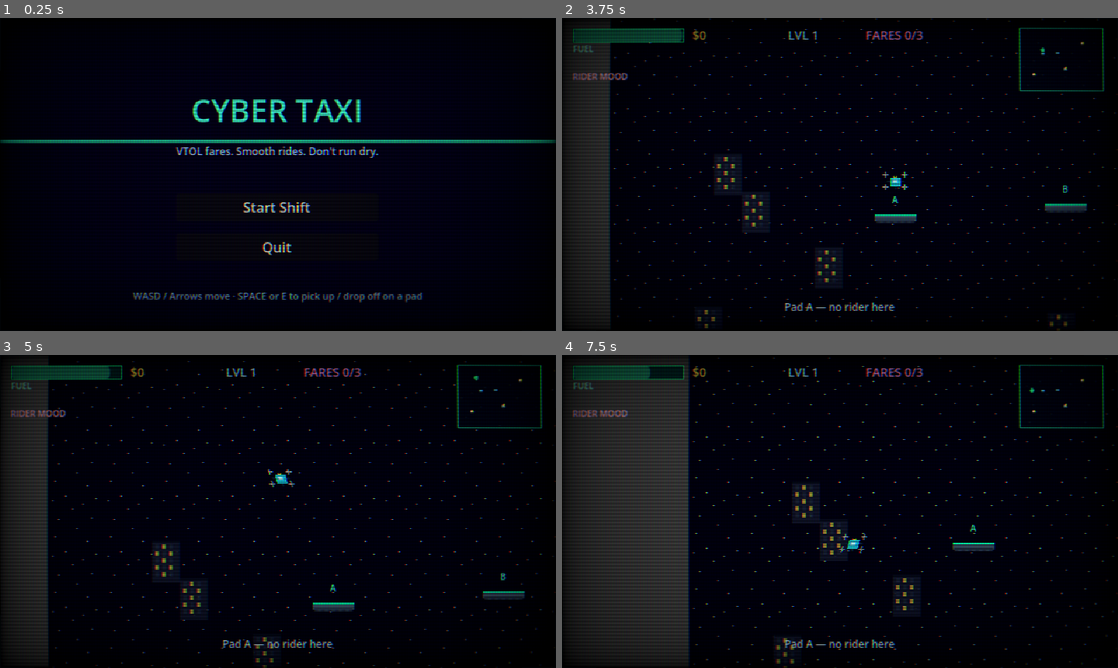
Above: before the commit, frames 1-4 (two rows, left to right).
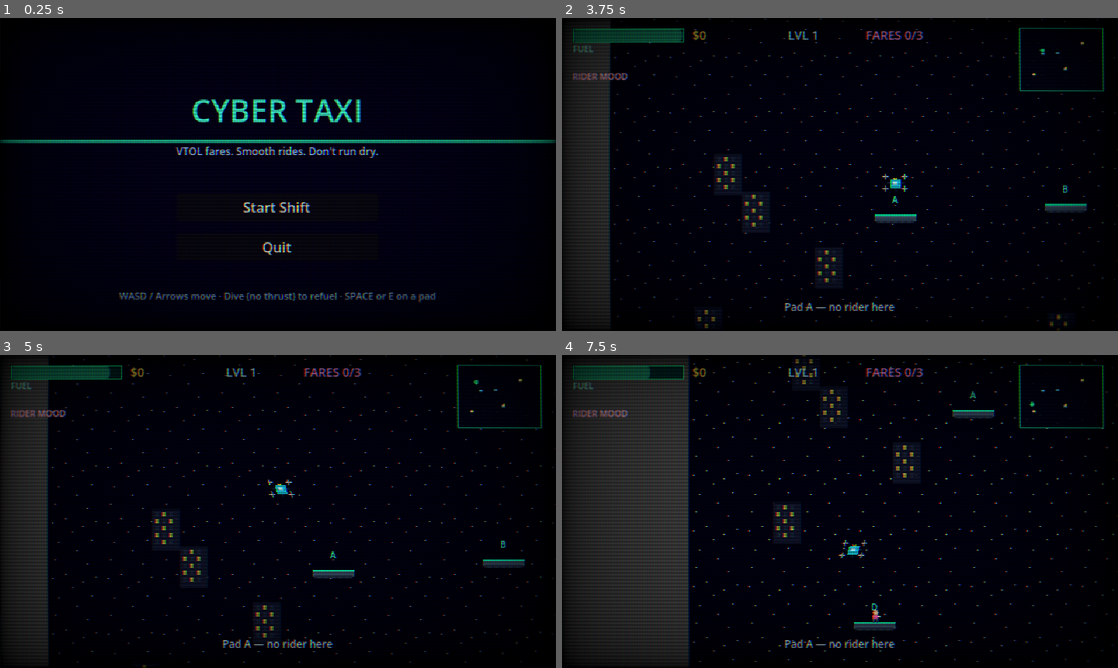
Above: after the commit, the same moments.

Repository: wojtekgalaj/cybertaxi
Game: Godot game, scene res://scenes/main_menu.tscn
Same seed, same stepped clock (60 frames per second), same inputs: the game is played once before the commit and once after it.
Inputs:
- Up to frame 1 (0.25 s): no input
- Up to frame 2 (3.75 s): click "Start Shift" at 0.5 s; hold D (move_right) 1.28-2.03 s; tap Space (land) at 1.35, 2.1, 2.75, 2.85, 3.6 s; tap Enter at 2, 3.5 s; hold S (move_down) 2.03-2.78 s; hold D (move_right) 2.78-3.53 s; hold W (move_up) from 3.53 s (still down)
- Up to frame 3 (5 s): release W (move_up) at 4.28 s; hold A (move_left) from 4.28 s (still down); tap Space (land) at 4.35 s
- Up to frame 4 (7.5 s): tap Space (land) every 0.75 s from 5.1 to 7.35 s; release A (move_left) at 5.78 s; hold S (move_down) 5.78-6.53 s; hold D (move_right) 6.53-7.28 s; hold W (move_up) from 7.28 s (still down)

The runs differ from the first frame. In frame 1, 1.0% of the frame differs, in the area x 21-79%, y 87-91%; in frame 2, 0.1%; in frame 3, 3.4%; in frame 4, 3.5%, in the area x 23-100%, y 0-100%.

Commit message:
refuel when falling

Diff:
--- a/autoload/game_state.gd
+++ b/autoload/game_state.gd
@@ -99,6 +99,10 @@
 	set_fuel(fuel - amount)
 
 
+func regain_fuel(amount: float) -> void:
+	set_fuel(fuel + amount)
+
+
 func refill_fuel() -> void:
 	set_fuel(max_fuel)
 
--- a/scenes/main_menu.tscn
+++ b/scenes/main_menu.tscn
@@ -83,5 +83,5 @@
 grow_vertical = 0
 theme_override_colors/font_color = Color(0.55, 0.7, 0.8, 1)
 theme_override_font_sizes/font_size = 11
-text = "WASD / Arrows move · SPACE or E to pick up / drop off on a pad"
+text = "WASD / Arrows move · Dive (no thrust) to refuel · SPACE or E on a pad"
 horizontal_alignment = 1
--- a/scripts/player/cyber_cab.gd
+++ b/scripts/player/cyber_cab.gd
@@ -6,6 +6,9 @@
 signal out_of_fuel()
 
 const BANK_THRESHOLD := 35.0
+const GRAVITY := 180.0
+const FREEFALL_SPEED := 50.0 ## Downward vel needed to harvest gravity for fuel.
+const FREEFALL_REGEN := 22.0 ## Fuel restored per second while freefalling.
 
 @onready var sprite: Sprite2D = $Sprite
 @onready var land_ray: RayCast2D = $LandRay
@@ -39,21 +42,26 @@
 	if _takeoff_grace > 0.0:
 		_takeoff_grace = maxf(0.0, _takeoff_grace - delta)
 
-	if GameState.fuel <= 0.0 and not grounded:
-		velocity = velocity.move_toward(Vector2(0, 80), 200.0 * delta)
-		move_and_slide()
-		_update_visuals()
-		out_of_fuel.emit()
-		return
-
 	var input := Vector2(
 		Input.get_axis("move_left", "move_right"),
 		Input.get_axis("move_up", "move_down")
 	)
 	if input.length() > 1.0:
 		input = input.normalized()
+	var thrusting := input.length() > 0.1
 
-	var thrusting := input.length() > 0.1
+	if GameState.fuel <= 0.0 and not grounded:
+		velocity.y += GRAVITY * delta
+		velocity = velocity.move_toward(Vector2(velocity.x * 0.5, maxf(velocity.y, 120.0)), 280.0 * delta)
+		## Empty tank: always harvest while diving, ignore stuck thrust input.
+		_harvest_freefall_fuel(delta, false)
+		move_and_slide()
+		_check_landing()
+		_update_visuals()
+		if GameState.fuel <= 0.0:
+			out_of_fuel.emit()
+		return
+
 	if thrusting and not grounded:
 		velocity += input * GameState.thrust * delta
 	elif grounded and thrusting and input.y < -0.2:
@@ -64,18 +72,20 @@
 		took_off.emit()
 		velocity.y = -GameState.thrust * 0.35 * delta * 60.0
 
-	## Soft gravity when airborne so hovering takes effort.
+	## Gravity pulls hard — dive to reclaim fuel.
 	if not grounded:
-		velocity.y += 55.0 * delta
+		velocity.y += GRAVITY * delta
 		velocity *= 1.0 / (1.0 + GameState.drag * delta)
 		if velocity.length() > GameState.max_speed:
 			velocity = velocity.limit_length(GameState.max_speed)
 
-		## Fuel
-		var burn := GameState.fuel_idle_burn
-		if thrusting:
-			burn = GameState.fuel_burn_rate
-		GameState.consume_fuel(burn * delta)
+		if _is_freefalling(thrusting):
+			_harvest_freefall_fuel(delta, thrusting)
+		else:
+			var burn := GameState.fuel_idle_burn
+			if thrusting:
+				burn = GameState.fuel_burn_rate
+			GameState.consume_fuel(burn * delta)
 
 		## Bumpiness = change in velocity (jerk proxy).
 		if passenger != null:
@@ -85,13 +95,25 @@
 			ride_time += delta
 	else:
 		velocity = Vector2.ZERO
-		## Tiny idle burn on pad optional — skip to be nicer at start.
 
 	_prev_velocity = velocity
 	move_and_slide()
 	_check_landing()
 	_update_visuals()
 	_try_interact()
+
+
+func _is_freefalling(thrusting: bool) -> bool:
+	## No thrust + diving = gravity harvest.
+	return not thrusting and velocity.y >= FREEFALL_SPEED
+
+
+func _harvest_freefall_fuel(delta: float, thrusting: bool) -> void:
+	if not _is_freefalling(thrusting):
+		return
+	## Faster fall → denser harvest (capped).
+	var rate := FREEFALL_REGEN * clampf(velocity.y / 140.0, 0.6, 1.6)
+	GameState.regain_fuel(rate * delta)
 
 
 func _check_landing() -> void:
@@ -118,7 +140,6 @@
 	current_platform = platform
 	velocity = Vector2.ZERO
 	global_position.y = platform.global_position.y - 14.0
-	GameState.refill_fuel()
 	landed_on_platform.emit(platform)
 
 
--- a/scripts/world/level_controller.gd
+++ b/scripts/world/level_controller.gd
@@ -33,7 +33,7 @@
 	rng.randomize()
 	_build_level()
 	cab.landed_on_platform.connect(_on_cab_landed)
-	status_message.emit("Pick up riders. Land with SPACE/E. Smooth & quick!")
+	status_message.emit("Dive to reclaim fuel. Land with SPACE/E. Smooth & quick!")
 
 
 func _build_level() -> void:
